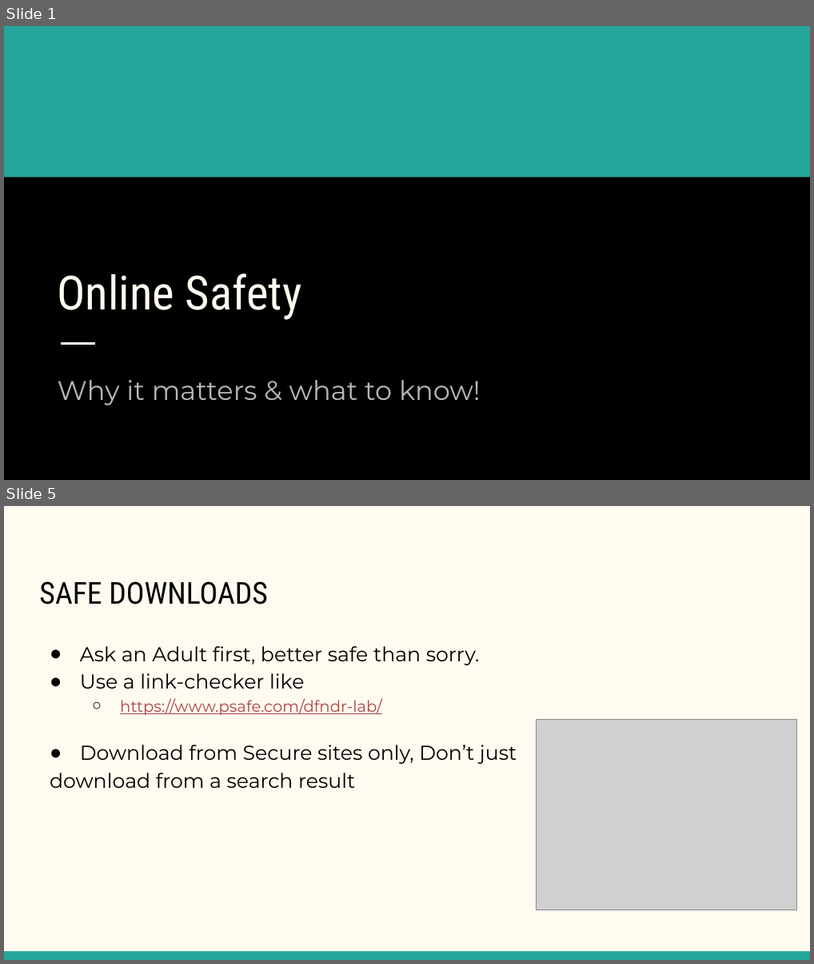
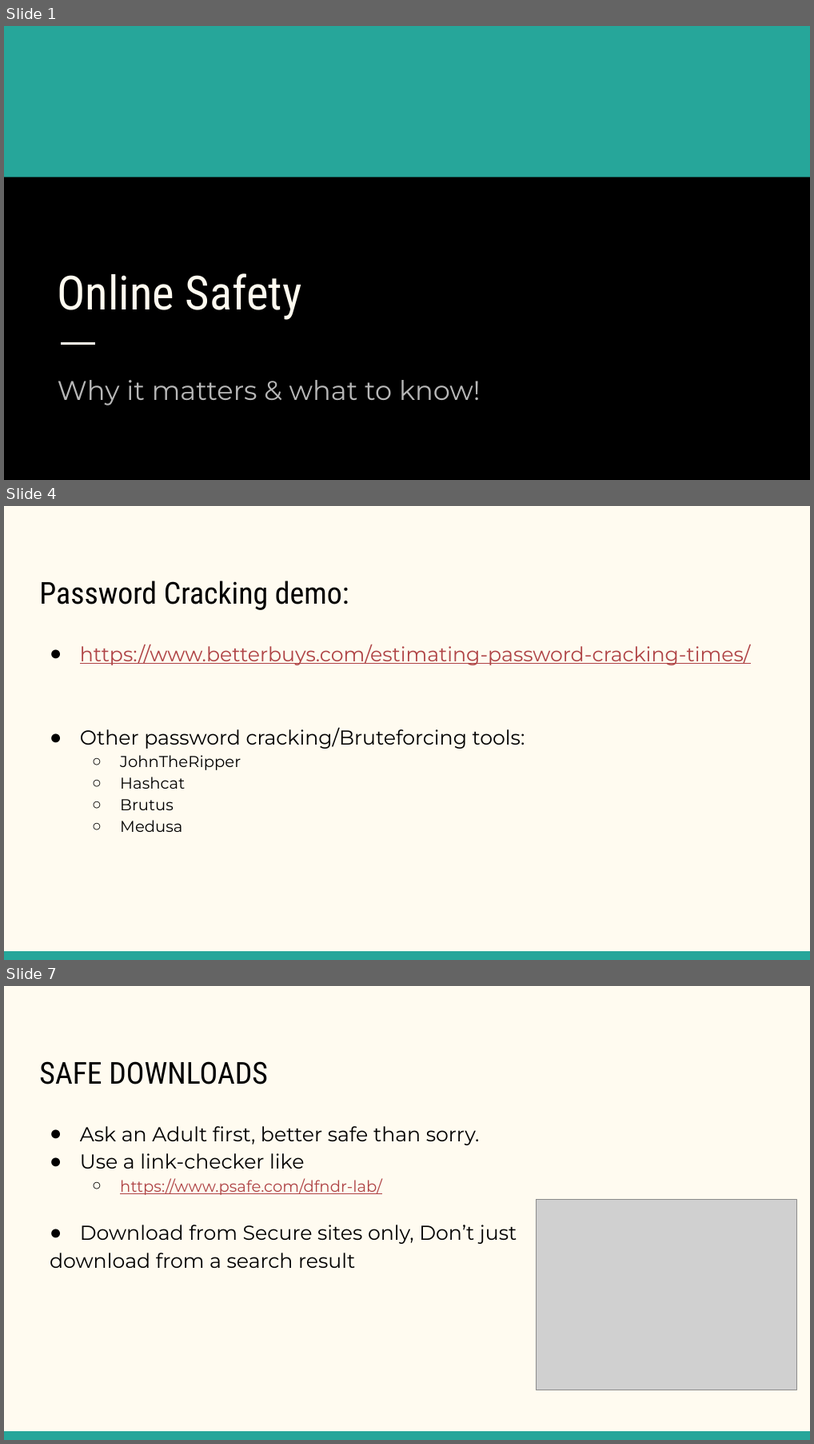
Before and after one commit to cioaonk/Presentations, a slide deck: GCC-OnlineSafety.pptx. Shown one above the other, each under a label of ours: slides 1 and 5 before the commit, slides 1, 4 and 7 after it; the slides between them are not shown. The pictures are 814x964 and 814x1444 pixels, drawn with LibreOffice and Linux fonts; fonts in the diff are those of the drawing; grey boxes stand for pictures; background and template pictures are left out. Boxes give left, top, right and bottom in pixels: in the first picture for what was removed or moved away, otherwise in the second. Text is boxed around its words. In the diff, an @@ line names an element or a change of style, - is before the commit and + after.

```diff
--- a/GCC-OnlineSafety.pptx
+++ b/GCC-OnlineSafety.pptx
@@ slide 4 added at [4, 506, 810, 960], background #FFFBF0; not listed: 1 template element that a slide beside it also shows @@
@@ title added at [39, 580, 350, 610], 27 pt, text #000000 @@
+Password Cracking demo:
@@ text added at [80, 644, 751, 832], 18 pt, text #000000 @@
+● https://www.betterbuys.com/estimating-password-cracking-times/
+● Other password cracking/Bruteforcing tools:
+  ○ JohnTheRipper
+  ○ Hashcat
+  ○ Brutus
+  ○ Medusa
@@ what was slide 5 is now slide 7 @@
```
Also in this commit, not shown: 4 slides changed, 2 other slides added.
